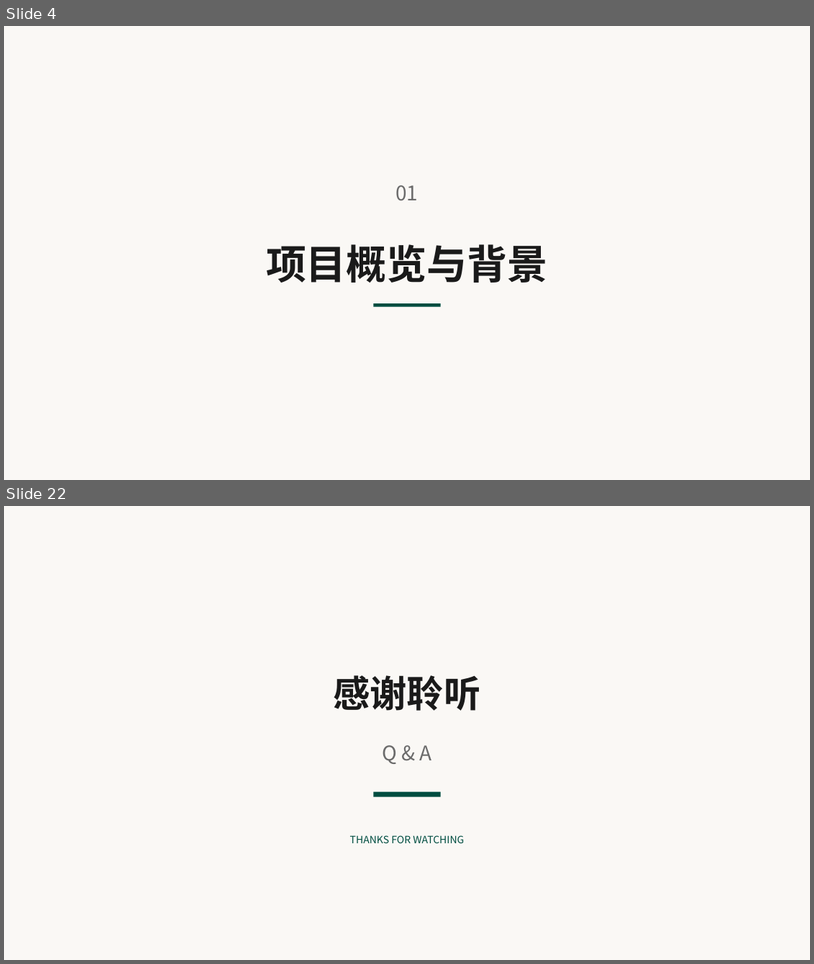
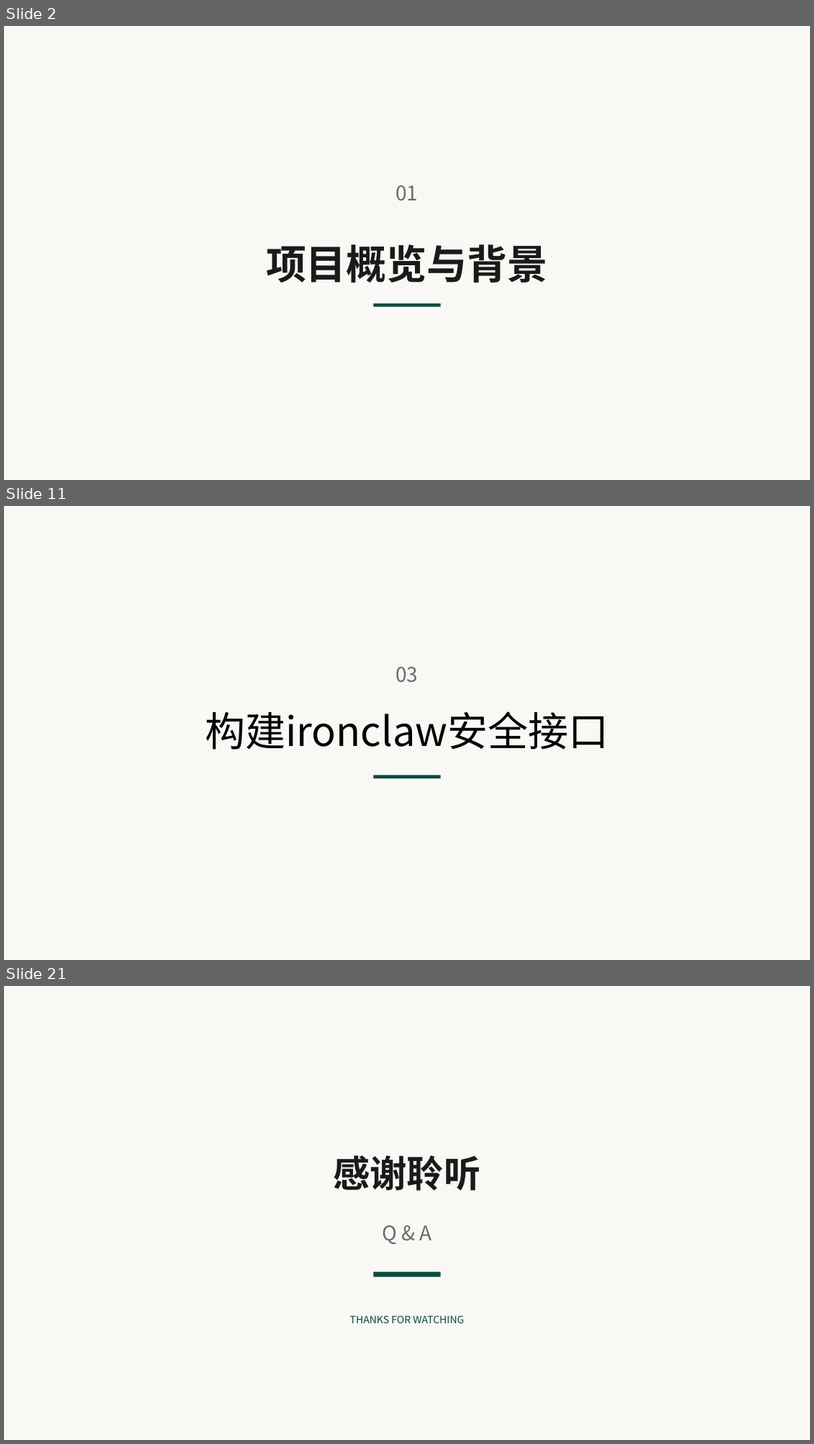
Before and after one commit to OSH-2026/Vexilon, a slide deck: docs/Vexilon项目汇报：基于Rust与IronClaw重构LiteOS-M内核.pptx. Shown one above the other, each under a label of ours: slides 4 and 22 before the commit, slides 2, 11 and 21 after it; the slides between them are not shown. The pictures are 814x964 and 814x1444 pixels, drawn with LibreOffice and Linux fonts; fonts in the diff are those of the drawing. Boxes give left, top, right and bottom in pixels: in the first picture for what was removed or moved away, otherwise in the second. Text is boxed around its words. In the diff, an @@ line names an element or a change of style, - is before the commit and + after.

```diff
--- a/docs/Vexilon项目汇报：基于Rust与IronClaw重构LiteOS-M内核.pptx
+++ b/docs/Vexilon项目汇报：基于Rust与IronClaw重构LiteOS-M内核.pptx
@@ slide 11 added at [4, 506, 810, 960], background #FAF8F5 @@
@@ text added at [396, 667, 418, 682], 24 pt, text #6B6B6B @@
+03
@@ text added at [205, 711, 609, 749], 48 pt, text #000000 @@
+构建ironclaw安全接口
@@ rounded rectangle added at [373, 775, 441, 778], fill #004D40 @@
@@ what was slide 4 is now slide 2 @@
@@ what was slide 22 is now slide 21 @@
```
Also in this commit, not shown: 8 slides changed, 9 other slides added, 11 slides removed.
